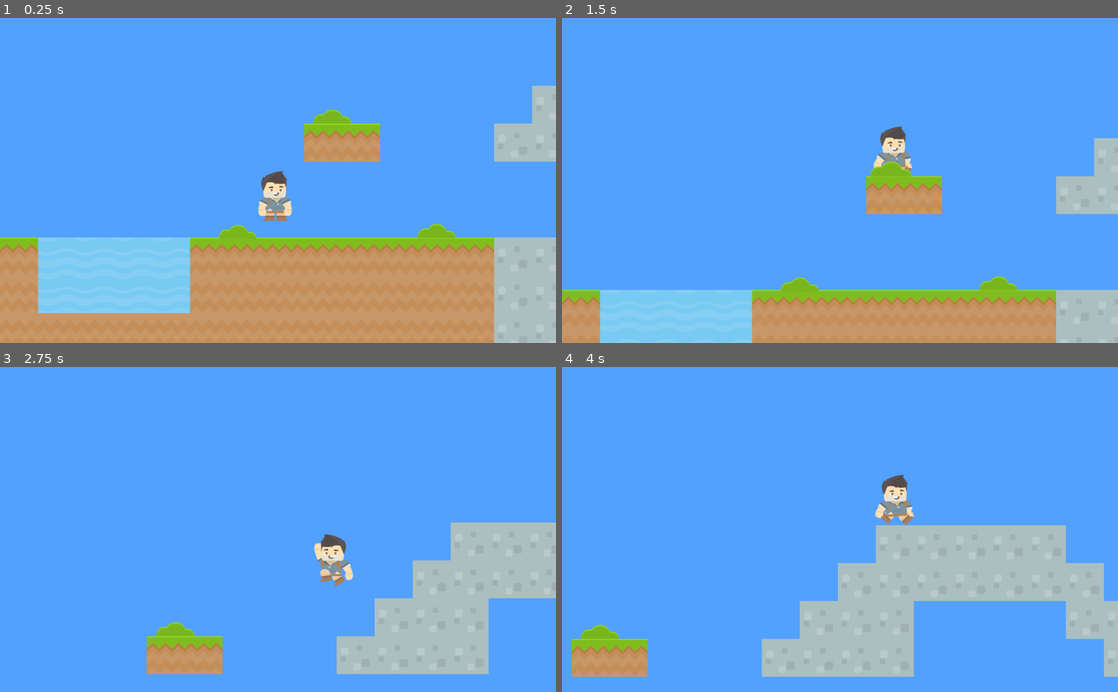
Above: before the commit, frames 1-4 (two rows, left to right).
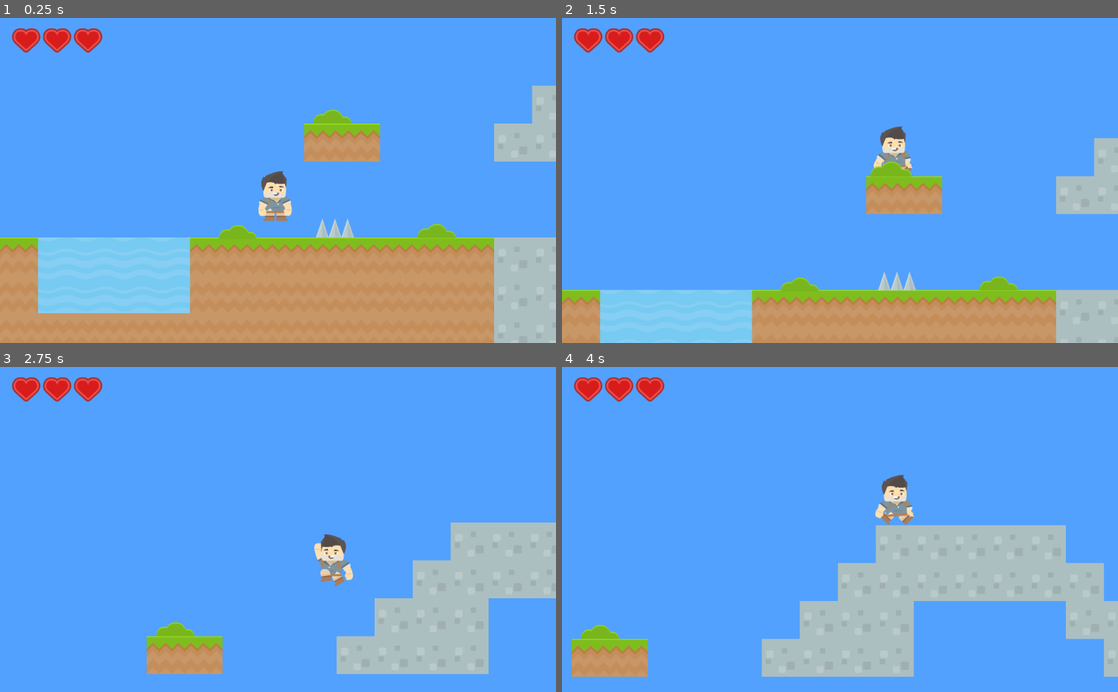
Above: after the commit, the same moments.

Repository: louki0101/GodotAdventureWorld
Game: Godot game, scene res://levels/Level_1.tscn
The game is run twice, just before and just after one commit, with the same random seed, the same clock (stepped at 60 frames per second) and the same inputs.
Inputs:
- Up to frame 1 (0.25 s): no input
- Up to frame 2 (1.5 s): tap Enter (ui_accept) at 0.5, 0.77 s; hold Right from 0.53 s (still down); tap F at 0.6, 1.35 s
- Up to frame 3 (2.75 s): tap Enter (ui_accept) at 1.52 s; release Right at 2.03 s; hold Left from 2.03 s (still down); tap F at 2.1 s
- Up to frame 4 (4 s): release Left at 2.78 s; hold Right from 2.78 s (still down); tap F at 2.85, 3.6 s; tap Enter (ui_accept) at 3.02, 3.77 s

The runs differ from the first frame. In frame 1, 1.1% of the frame differs, in the area x 2-64%, y 3-68%; in frame 2, 1.1%, in the area x 2-64%, y 3-84%; in frame 3, 0.9%; in frame 4, 0.9%.

Commit message:
Added hearts and spikes and a passed out state

Diff:
--- a/levels/Level_1.tscn
+++ b/levels/Level_1.tscn
@@ -7,6 +7,7 @@
 [ext_resource path="res://objects/Bush.tscn" type="PackedScene" id=5]
 [ext_resource path="res://objects/GoalFlag.tscn" type="PackedScene" id=6]
 [ext_resource path="res://objects/WaterArea2D.tscn" type="PackedScene" id=7]
+[ext_resource path="res://objects/SpikesArea2D.tscn" type="PackedScene" id=8]
 
 [node name="Level_1" type="Node2D"]
 
@@ -104,6 +105,10 @@
 
 position = Vector2( 210.206, 630.518 )
 
+[node name="SpikesArea2D" parent="StaticObjects" index="5" instance=ExtResource( 8 )]
+
+position = Vector2( 616.785, 525.731 )
+
 [node name="SpawnPosition2D" type="Position2D" parent="." index="4" groups=[
 "second_spawn",
 ]]
--- /dev/null
+++ b/objects/HUDCanvasLayer.gd
@@ -0,0 +1,14 @@
+extends CanvasLayer
+
+var heart_full_tex = preload("res://art/hud/hud_heartFull.png")
+var heart_empty_tex = preload("res://art/hud/hud_heartEmpty.png")
+
+func _ready():
+	get_node("HBoxContainer").show()
+
+
+func update(hearts):
+	for i in range(0, get_node("HBoxContainer").get_children().size()):
+		var heart = get_node("HBoxContainer/Heart_" + str(i))
+		if (i+1) > hearts: heart.texture = heart_empty_tex
+		else: heart.texture = heart_full_tex
--- /dev/null
+++ b/objects/HUDCanvasLayer.tscn
@@ -0,0 +1,85 @@
+[gd_scene load_steps=3 format=2]
+
+[ext_resource path="res://objects/HUDCanvasLayer.gd" type="Script" id=1]
+[ext_resource path="res://art/hud/hud_heartFull.png" type="Texture" id=2]
+
+[node name="HUDCanvasLayer" type="CanvasLayer"]
+
+layer = 1
+offset = Vector2( 0, 0 )
+rotation = 0.0
+scale = Vector2( 1, 1 )
+transform = Transform2D( 1, 0, 0, 1, 0, 0 )
+script = ExtResource( 1 )
+
+[node name="HBoxContainer" type="HBoxContainer" parent="." index="0"]
+
+visible = false
+anchor_left = 0.0
+anchor_top = 0.0
+anchor_right = 0.0
+anchor_bottom = 0.0
+margin_left = 22.0
+margin_top = 19.0
+margin_right = 75.0
+margin_bottom = 64.0
+rect_pivot_offset = Vector2( 0, 0 )
+rect_clip_content = false
+mouse_filter = 1
+mouse_default_cursor_shape = 0
+size_flags_horizontal = 1
+size_flags_vertical = 1
+alignment = 0
+
+[node name="Heart_0" type="TextureRect" parent="HBoxContainer" index="0"]
+
+anchor_left = 0.0
+anchor_top = 0.0
+anchor_right = 0.0
+anchor_bottom = 0.0
+margin_right = 53.0
+margin_bottom = 45.0
+rect_pivot_offset = Vector2( 0, 0 )
+rect_clip_content = false
+mouse_filter = 1
+mouse_default_cursor_shape = 0
+size_flags_horizontal = 1
+size_flags_vertical = 1
+texture = ExtResource( 2 )
+stretch_mode = 0
+
+[node name="Heart_1" type="TextureRect" parent="HBoxContainer" index="1"]
+
+anchor_left = 0.0
+anchor_top = 0.0
+anchor_right = 0.0
+anchor_bottom = 0.0
+margin_left = 57.0
+margin_right = 110.0
+margin_bottom = 45.0
+rect_pivot_offset = Vector2( 0, 0 )
+rect_clip_content = false
+mouse_filter = 1
+mouse_default_cursor_shape = 0
+size_flags_horizontal = 1
+size_flags_vertical = 1
+texture = ExtResource( 2 )
+stretch_mode = 0
+
+[node name="Heart_2" type="TextureRect" parent="HBoxContainer" index="2"]
+
+anchor_left = 0.0
+anchor_top = 0.0
+anchor_right = 0.0
+anchor_bottom = 0.0
+margin_left = 114.0
+margin_right = 167.0
+margin_bottom = 45.0
+rect_pivot_offset = Vector2( 0, 0 )
+rect_clip_content = false
+mouse_filter = 1
+mouse_default_cursor_shape = 0
+size_flags_horizontal = 1
+size_flags_vertical = 1
+texture = ExtResource( 2 )
+stretch_mode = 0
--- a/objects/Player.gd
+++ b/objects/Player.gd
@@ -1,5 +1,7 @@
 extends KinematicBody2D
 
+#movement
+var vel = Vector2()
 var GRAV = 1000
 var GRAV_MAX = 20000
 var MAX_SPEED = 20000
@@ -8,19 +10,52 @@
 var UP_VECTOR = Vector2(0,-1)
 var JUMP_HEIGHT = -39000
 
+#water
 var is_in_water = false
 var SWIM_HEIGHT = -8000
-
-
 var splash_scn = preload("res://sfx/SplashParticles2D.tscn")
 
 
-var vel = Vector2()
+#health
+var health = 3
+var KNOCKBACK = 8000
+var is_in_knockback = false
+var is_passed_out = false
+
+
+
 
 func _ready():
+	get_node("HUDCanvasLayer").update(health)
+
 	if SceneLoader.spawn_group_name:
 		var spawn_target = get_tree().get_nodes_in_group(SceneLoader.spawn_group_name).front()
 		position = spawn_target.position
+
+
+
+func hurt(amount = 1):
+	if is_in_knockback: return
+	health -= amount
+	get_node("HUDCanvasLayer").update(health)
+
+	if health <= 0: pass_out()
+	else: knockback()
+
+
+func pass_out():
+	print('player passed out.')
+	is_passed_out = true
+	get_node("AnimationPlayer").play("pass_out")
+
+func knockback():
+	is_in_knockback = true
+	get_node("AnimationPlayer").play("flash")
+	vel.y = -(KNOCKBACK*1)
+	if get_node("AnimatedSprite").flip_h == true: vel.x = KNOCKBACK
+	else: vel.x = -KNOCKBACK
+	yield(get_node("AnimationPlayer"), "animation_finished")
+	is_in_knockback = false
 
 
 
@@ -51,6 +86,12 @@
 		vel.y = min(vel.y + (GRAV/5), GRAV_MAX/5)
 	else:
 		vel.y = min(vel.y + GRAV, GRAV_MAX)
+
+
+	if is_passed_out:
+		vel.x = 0
+		return
+
 
 
 	if is_on_wall():
--- a/objects/Player.tscn
+++ b/objects/Player.tscn
@@ -1,15 +1,17 @@
-[gd_scene load_steps=13 format=2]
+[gd_scene load_steps=18 format=2]
 
 [ext_resource path="res://objects/Player.gd" type="Script" id=1]
 [ext_resource path="res://art/Adventurer/Poses/adventurer_idle.png" type="Texture" id=2]
-[ext_resource path="res://art/Adventurer/Poses/adventurer_duck.png" type="Texture" id=3]
-[ext_resource path="res://art/Adventurer/Poses/adventurer_walk1.png" type="Texture" id=4]
-[ext_resource path="res://art/Adventurer/Poses/adventurer_walk2.png" type="Texture" id=5]
-[ext_resource path="res://art/Adventurer/Poses/adventurer_jump.png" type="Texture" id=6]
-[ext_resource path="res://art/Adventurer/Poses/adventurer_fall.png" type="Texture" id=7]
+[ext_resource path="res://art/Adventurer/Poses/adventurer_hurt.png" type="Texture" id=3]
+[ext_resource path="res://art/Adventurer/Poses/adventurer_jump.png" type="Texture" id=4]
+[ext_resource path="res://art/Adventurer/Poses/adventurer_fall.png" type="Texture" id=5]
+[ext_resource path="res://art/Adventurer/Poses/adventurer_walk1.png" type="Texture" id=6]
+[ext_resource path="res://art/Adventurer/Poses/adventurer_walk2.png" type="Texture" id=7]
 [ext_resource path="res://art/Adventurer/Poses/adventurer_swim1.png" type="Texture" id=8]
 [ext_resource path="res://art/Adventurer/Poses/adventurer_swim2.png" type="Texture" id=9]
-[ext_resource path="res://sound/splash.wav" type="AudioStream" id=10]
+[ext_resource path="res://art/Adventurer/Poses/adventurer_duck.png" type="Texture" id=10]
+[ext_resource path="res://sound/splash.wav" type="AudioStream" id=11]
+[ext_resource path="res://objects/HUDCanvasLayer.tscn" type="PackedScene" id=12]
 
 [sub_resource type="SpriteFrames" id=1]
 
@@ -21,28 +23,33 @@
 }, {
 "frames": [ ExtResource( 3 ) ],
 "loop": true,
-"name": "duck",
-"speed": 5.0
-}, {
-"frames": [ ExtResource( 4 ), ExtResource( 5 ) ],
+"name": "hurt",
+"speed": 5.0
+}, {
+"frames": [ ExtResource( 4 ) ],
+"loop": true,
+"name": "jump",
+"speed": 5.0
+}, {
+"frames": [ ExtResource( 5 ) ],
+"loop": true,
+"name": "fall",
+"speed": 5.0
+}, {
+"frames": [ ExtResource( 6 ), ExtResource( 7 ) ],
 "loop": true,
 "name": "walk",
-"speed": 5.0
-}, {
-"frames": [ ExtResource( 6 ) ],
-"loop": true,
-"name": "jump",
-"speed": 5.0
-}, {
-"frames": [ ExtResource( 7 ) ],
-"loop": true,
-"name": "fall",
 "speed": 5.0
 }, {
 "frames": [ ExtResource( 8 ), ExtResource( 9 ) ],
 "loop": true,
 "name": "swim",
 "speed": 3.0
+}, {
+"frames": [ ExtResource( 10 ) ],
+"loop": true,
+"name": "duck",
+"speed": 5.0
 } ]
 
 [sub_resource type="CapsuleShape2D" id=2]
@@ -51,9 +58,114 @@
 radius = 22.65
 height = 45.1473
 
+[sub_resource type="Animation" id=3]
+
+resource_name = "_SETUP"
+length = 1.0
+loop = false
+step = 0.1
+tracks/0/type = "value"
+tracks/0/path = NodePath("AnimatedSprite:position")
+tracks/0/interp = 1
+tracks/0/loop_wrap = true
+tracks/0/imported = false
+tracks/0/enabled = true
+tracks/0/keys = {
+"times": PoolRealArray( 0 ),
+"transitions": PoolRealArray( 1 ),
+"update": 0,
+"values": [ Vector2( 0, -9 ) ]
+}
+tracks/1/type = "value"
+tracks/1/path = NodePath("AnimatedSprite:rotation_degrees")
+tracks/1/interp = 1
+tracks/1/loop_wrap = true
+tracks/1/imported = false
+tracks/1/enabled = true
+tracks/1/keys = {
+"times": PoolRealArray( 0 ),
+"transitions": PoolRealArray( 1 ),
+"update": 0,
+"values": [ 0.0 ]
+}
+tracks/2/type = "value"
+tracks/2/path = NodePath("AnimatedSprite:modulate")
+tracks/2/interp = 1
+tracks/2/loop_wrap = true
+tracks/2/imported = false
+tracks/2/enabled = true
+tracks/2/keys = {
+"times": PoolRealArray( 0 ),
+"transitions": PoolRealArray( 1 ),
+"update": 0,
+"values": [ Color( 1, 1, 1, 1 ) ]
+}
+
+[sub_resource type="Animation" id=5]
+
+resource_name = "flash"
+length = 1.2
+loop = false
+step = 0.1
+tracks/0/type = "value"
+tracks/0/path = NodePath("AnimatedSprite:modulate")
+tracks/0/interp = 1
+tracks/0/loop_wrap = true
+tracks/0/imported = false
+tracks/0/enabled = true
+tracks/0/keys = {
+"times": PoolRealArray( 0, 0.2, 0.4, 0.6, 0.8, 1, 1.2 ),
+"transitions": PoolRealArray( 1, 1, 1, 1, 1, 1, 1 ),
+"update": 0,
+"values": [ Color( 1, 1, 1, 1 ), Color( 1, 1, 1, 0.364627 ), Color( 1, 1, 1, 1 ), Color( 1, 1, 1, 0.364627 ), Color( 1, 1, 1, 1 ), Color( 1, 1, 1, 0.364627 ), Color( 1, 1, 1, 1 ) ]
+}
+
+[sub_resource type="Animation" id=4]
+
+resource_name = "pass_out"
+length = 1.5
+loop = false
+step = 0.1
+tracks/0/type = "value"
+tracks/0/path = NodePath("AnimatedSprite:position")
+tracks/0/interp = 1
+tracks/0/loop_wrap = true
+tracks/0/imported = false
+tracks/0/enabled = true
+tracks/0/keys = {
+"times": PoolRealArray( 0, 1.5 ),
+"transitions": PoolRealArray( 1, 1 ),
+"update": 0,
+"values": [ Vector2( 0, -9 ), Vector2( -44, 27 ) ]
+}
+tracks/1/type = "value"
+tracks/1/path = NodePath("AnimatedSprite:rotation_degrees")
+tracks/1/interp = 1
+tracks/1/loop_wrap = true
+tracks/1/imported = false
+tracks/1/enabled = true
+tracks/1/keys = {
+"times": PoolRealArray( 0, 1.5 ),
+"transitions": PoolRealArray( 1, 1 ),
+"update": 0,
+"values": [ 0.0, -90.0 ]
+}
+tracks/2/type = "value"
+tracks/2/path = NodePath("AnimatedSprite:animation")
+tracks/2/interp = 1
+tracks/2/loop_wrap = true
+tracks/2/imported = false
+tracks/2/enabled = true
+tracks/2/keys = {
+"times": PoolRealArray( 0, 1.4, 1.5 ),
+"transitions": PoolRealArray( 1, 1, 1 ),
+"update": 1,
+"values": [ "hurt", "hurt", "idle" ]
+}
+
 [node name="Player" type="KinematicBody2D" index="0" groups=[
+"moves_bushes",
 "player",
-"moves_bushes",
 ]]
 
 input_pickable = false
@@ -68,6 +180,7 @@
 position = Vector2( 0, -9 )
 frames = SubResource( 1 )
 animation = "idle"
+_sections_unfolded = [ "Transform", "Visibility" ]
 
 [node name="CollisionShape2D" type="CollisionShape2D" parent="." index="1"]
 
@@ -87,3 +200,17 @@
 attenuation = 1.0
 bus = "Master"
 area_mask = 1
+
+[node name="HUDCanvasLayer" parent="." index="4" instance=ExtResource( 12 )]
+
+[node name="AnimationPlayer" type="AnimationPlayer" parent="." index="5"]
+
+root_node = NodePath("..")
+autoplay = "_SETUP"
+playback_process_mode = 1
+playback_default_blend_time = 0.0
+playback_speed = 1.0
+anims/_SETUP = SubResource( 3 )
+anims/flash = SubResource( 5 )
+anims/pass_out = SubResource( 4 )
+blend_times = [  ]
--- /dev/null
+++ b/objects/SpikesArea2D.tscn
@@ -0,0 +1,36 @@
+[gd_scene load_steps=3 format=2]
+
+[ext_resource path="res://art/other/spikes.png" type="Texture" id=1]
+
+[sub_resource type="GDScript" id=1]
+
+script/source = "extends Area2D
+
+
+
+func _on_SpikesArea2D_body_entered(body):
+	if body.has_method(\"hurt\"):
+		body.hurt()
+"
+
+[node name="SpikesArea2D" type="Area2D" index="0"]
+
+input_pickable = true
+gravity_vec = Vector2( 0, 1 )
+gravity = 98.0
+linear_damp = 0.1
+angular_damp = 1.0
+audio_bus_override = false
+audio_bus_name = "Master"
+script = SubResource( 1 )
+
+[node name="Sprite" type="Sprite" parent="." index="0"]
+
+texture = ExtResource( 1 )
+
+[node name="CollisionPolygon2D" type="CollisionPolygon2D" parent="." index="1"]
+
+build_mode = 0
+polygon = PoolVector2Array( -35.4628, 34.6718, -23.8679, -0.1129, 23.8294, -0.376427, 34.8972, 34.6718 )
+
+[connection signal="body_entered" from="." to="." method="_on_SpikesArea2D_body_entered"]
Not shown: 1 places in levels/Level_1.tscn that only renumber resources
Not shown: 1 places in objects/Player.tscn that only renumber resources
